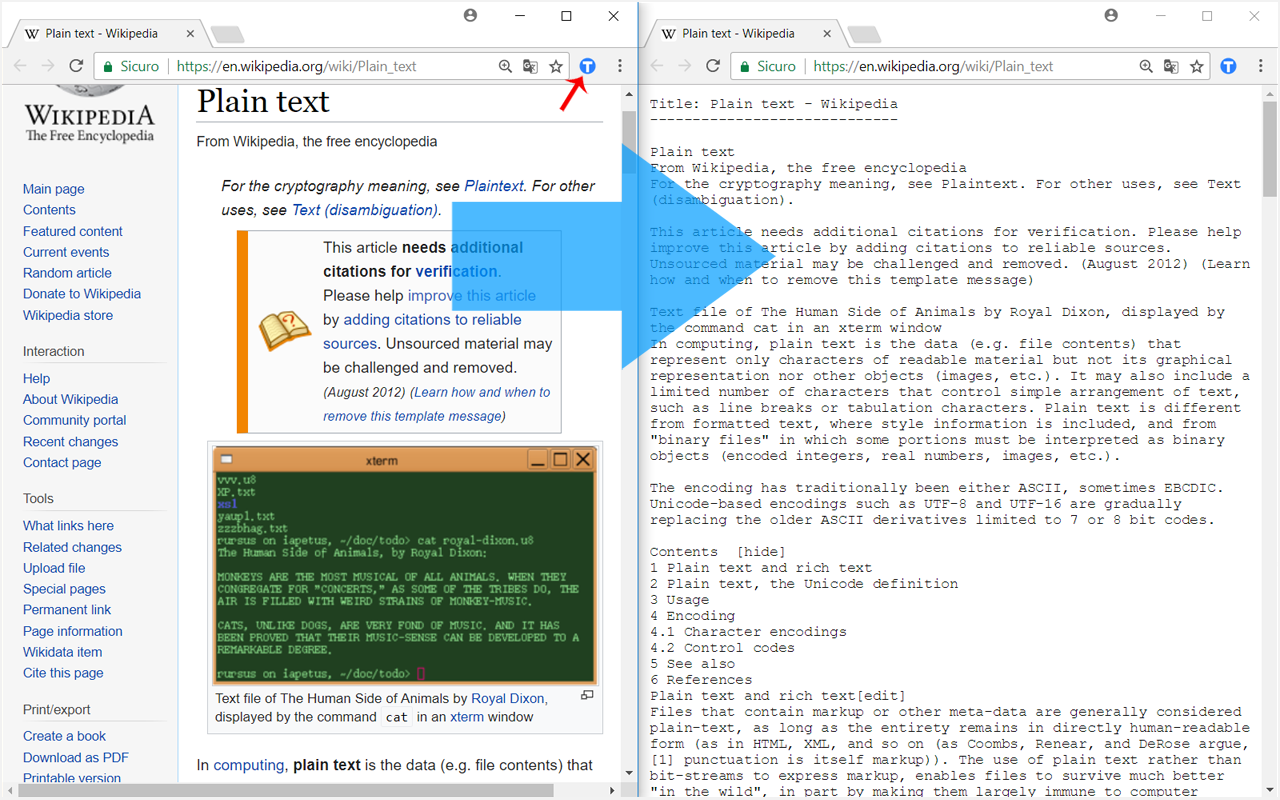
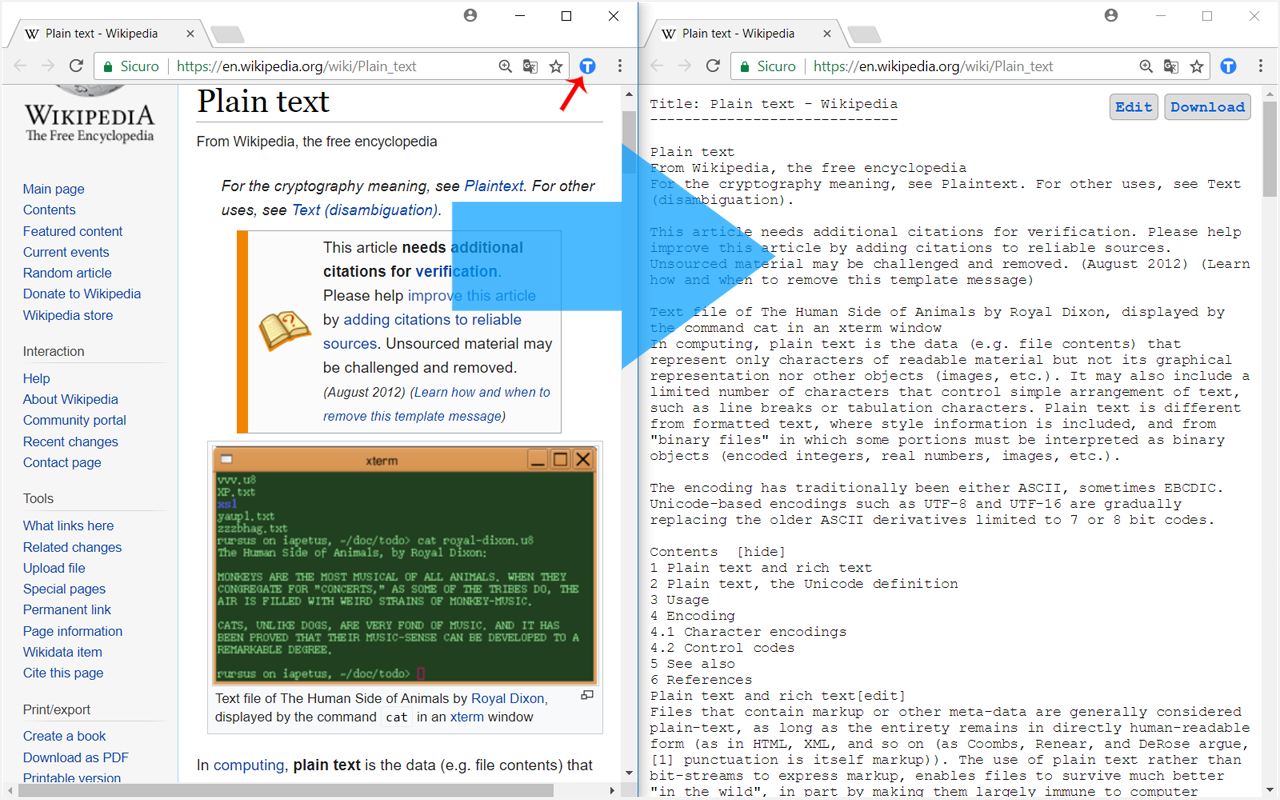
Revision of a layered 1280 × 800 image; what changed, layer by layer:
added layer "Livello 3" above "screenshot-orig" over (1109, 93, 1252, 121)
